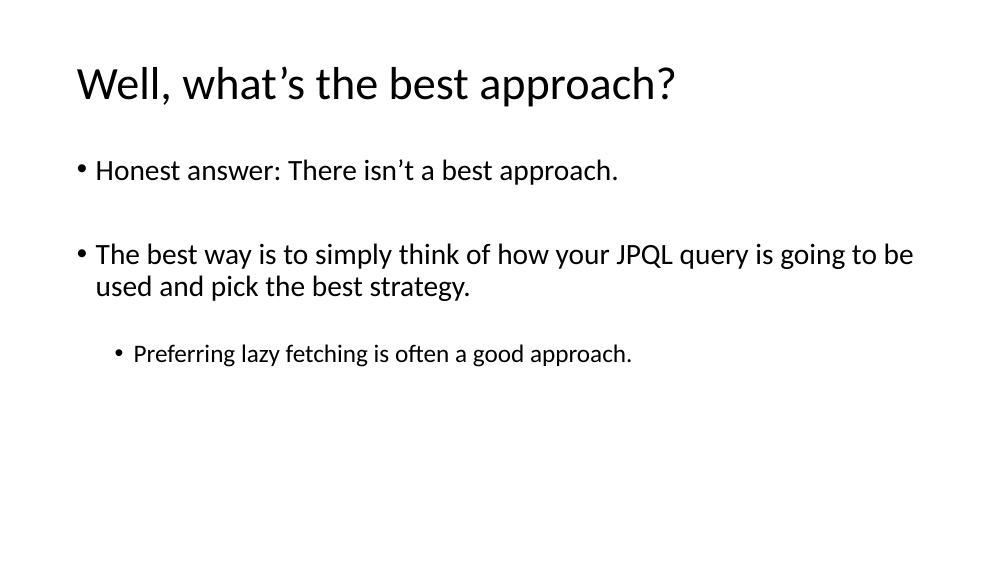
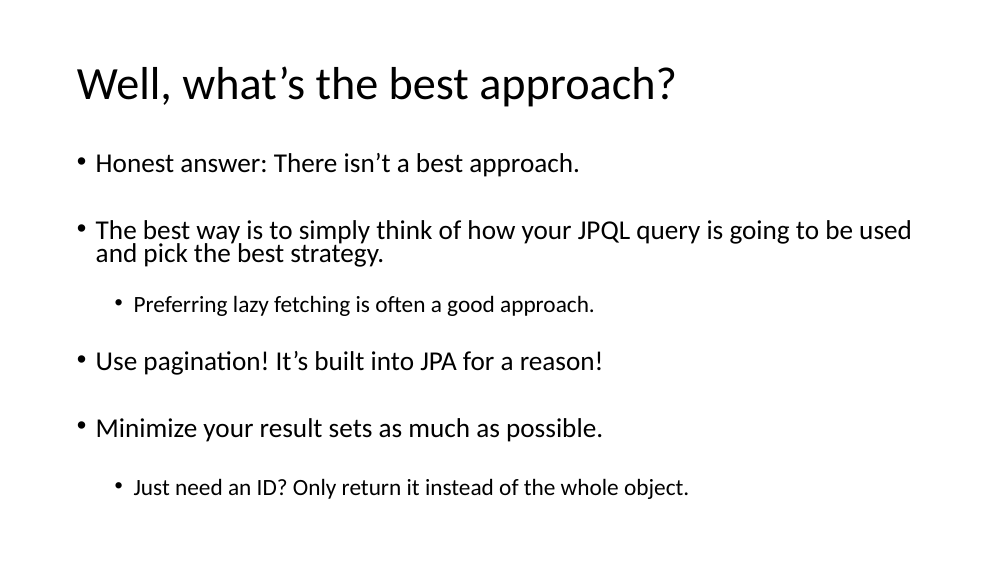
Before and after one commit to sfaria/jpa-demo, a slide deck: slide 17 of JPA-JPQL Query Performance.pptx. Drawn at 1008x567 pixels with LibreOffice and Linux fonts; fonts in the diff are those of the drawing. Boxes give left, top, right and bottom in pixels: in the first picture for what was removed or moved away, otherwise in the second. Text is boxed around its words. In the diff, an @@ line names an element or a change of style, - is before the commit and + after.

```diff
--- a/JPA-JPQL Query Performance.pptx
+++ b/JPA-JPQL Query Performance.pptx
@@ text at (96, 153, 912, 316): size 28 to 25.9 pt in "Honest answer: There isn’t a best approach.", "The best way is to simply think ..."; size 24 to 22.2 pt in "Preferring lazy fetching is often a good ..."; line spacing 0.9 to 0.7 @@
@@ text at (96, 351, 689, 499): paragraphs added @@
+• Use pagination! It’s built into JPA for a reason!
+• Minimize your result sets as much as possible.
+  • Just need an ID? Only return it instead of the whole object.
```
Also in this commit, not shown: 1 other slide changed.
